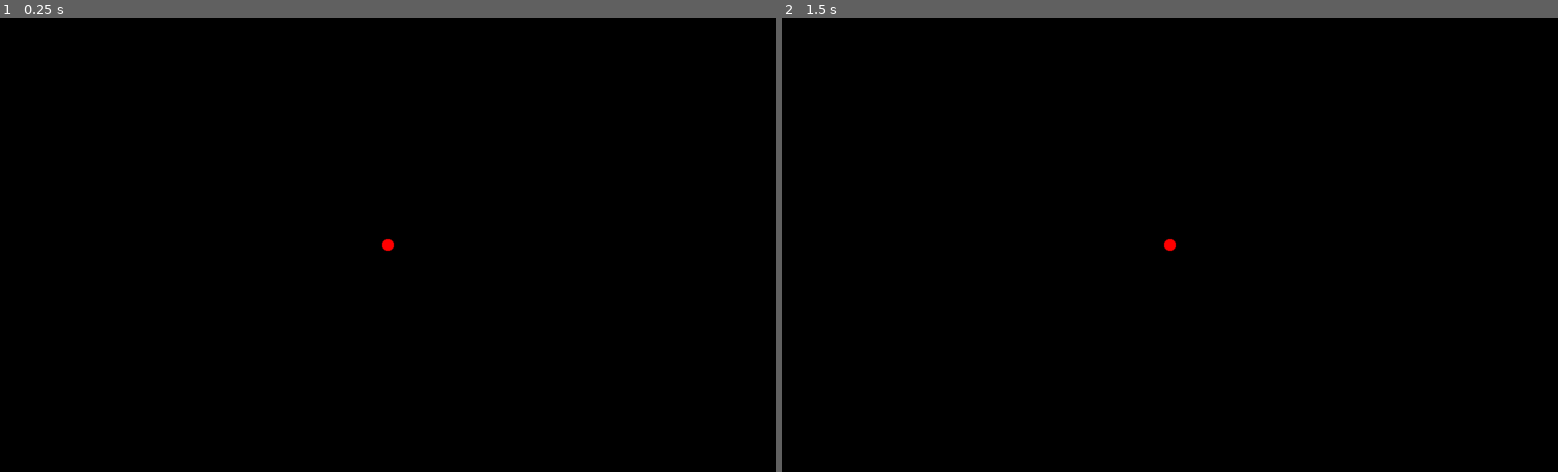
Above: before the commit, frames 1-2 (left to right).
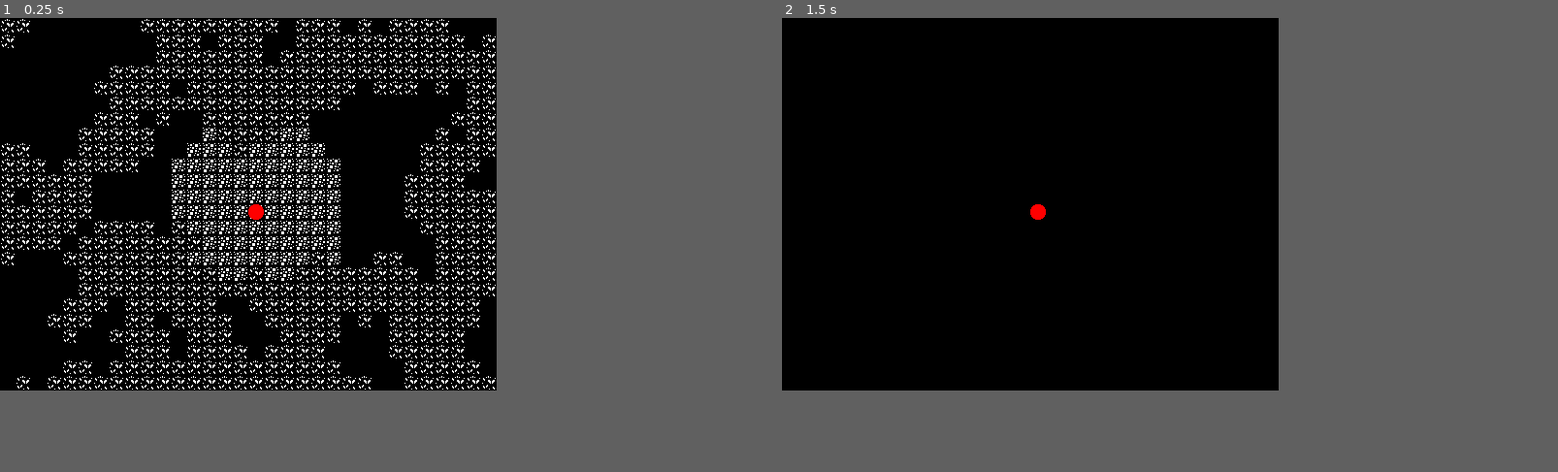
Above: after the commit, the same moments.

Repository: gruebite/ARootPath
Game: Godot game, scene res://screens/main/main.tscn
The game is run twice, just before and just after one commit, with the same random seed, the same clock (stepped at 60 frames per second) and the same inputs.
Inputs:
- Up to frame 1 (0.25 s): no input
- Up to frame 2 (1.5 s): tap Enter (ui_accept) at 0.5, 1.35 s; hold Right (ui_right) 0.53-1.28 s; hold Enter (ui_accept) 0.53-1.28 s; hold Down (ui_down) from 1.28 s (still down)
In our replay, the window is 800x468 before the commit and 512x384 after it. These sizes can differ from the game's own. Grey fills any space a smaller window leaves; there, only what the larger window draws over its background counts as a difference.

The runs differ from the first frame. In frame 1, 6.0% of the frame differs, in the area x 0-64%, y 0-82%; in frame 2, 0.1%.

Commit message:
Add zone switching and basic FOV.

Diff:
--- a/player/player.gd
+++ b/player/player.gd
@@ -1,19 +1,32 @@
-extends Sprite
+extends Entity
+class_name Player
+
+signal player_moved(from, to)
 
 func _input(event: InputEvent):
-    match event.get_class():
-        "InputEventKey":
-            var key_event: InputEventKey = event
-            if key_event.pressed:
-                match key_event.scancode:
-                    KEY_UP:
-                        position.y -= 16
-                    KEY_DOWN:
-                        position.y += 16
-                    KEY_LEFT:
-                        position.x -= 16
-                    KEY_RIGHT:
-                        position.x += 16
+    var delta := Vector2.ZERO
+    if event.is_action_pressed("ui_accept"):
+        game.main.warp_cavern(2)
+    elif event.is_action_pressed("ui_cancel"):
+        pass
+    elif event.is_action_pressed("ui_up", true):
+        delta = Vector2(0, -1)
+    elif event.is_action_pressed("ui_down", true):
+        delta = Vector2(0, 1)
+    elif event.is_action_pressed("ui_left", true):
+        delta = Vector2(-1, 0)
+    elif event.is_action_pressed("ui_right", true):
+        delta = Vector2(1, 0)
+
+    if delta != Vector2.ZERO:
+        var test := zone_position + delta
+        var ent: Entity = game.current_zone.get_entity(test)
+        if ent:
+            ent.bump()
+        else:
+            var from := zone_position
+            move_to(test)
+            emit_signal("player_moved", from, zone_position)
 
 func _draw():
-    draw_circle(Vector2(0, 0), 8, Color.red)
+    draw_circle(Vector2(8, 8), 8, Color.red)
--- a/player/player.tscn
+++ b/player/player.tscn
@@ -2,7 +2,10 @@
 
 [ext_resource path="res://player/player.gd" type="Script" id=1]
 
-[node name="player" type="Sprite"]
+[node name="player" type="Sprite" groups=[
+"player",
+]]
+centered = false
 script = ExtResource( 1 )
 
 [node name="camera" type="Camera2D" parent="."]
--- a/project.godot
+++ b/project.godot
@@ -9,13 +9,67 @@
 config_version=4
 
 _global_script_classes=[ {
+"base": "Zone",
+"class": "Cavern",
+"language": "GDScript",
+"path": "res://zones/cavern/cavern.gd"
+}, {
+"base": "Sprite",
+"class": "Entity",
+"language": "GDScript",
+"path": "res://zones/entity.gd"
+}, {
+"base": "Node",
+"class": "Game",
+"language": "GDScript",
+"path": "res://scripts/globals/game.gd"
+}, {
+"base": "Node",
+"class": "GameState",
+"language": "GDScript",
+"path": "res://scripts/globals/game_state.gd"
+}, {
+"base": "Zone",
+"class": "Island",
+"language": "GDScript",
+"path": "res://zones/island/island.gd"
+}, {
+"base": "Node2D",
+"class": "Main",
+"language": "GDScript",
+"path": "res://screens/main/main.gd"
+}, {
+"base": "Entity",
+"class": "Player",
+"language": "GDScript",
+"path": "res://player/player.gd"
+}, {
+"base": "Reference",
+"class": "ShadowCast",
+"language": "GDScript",
+"path": "res://scripts/shadow_cast.gd"
+}, {
 "base": "Resource",
 "class": "Walker",
 "language": "GDScript",
 "path": "res://scripts/walker.gd"
+}, {
+"base": "Node2D",
+"class": "Zone",
+"language": "GDScript",
+"path": "res://zones/zone.gd"
 } ]
 _global_script_class_icons={
-"Walker": ""
+"Cavern": "",
+"Entity": "",
+"Game": "",
+"GameState": "",
+"Island": "",
+"Main": "",
+"Player": "",
+"ShadowCast": "",
+"Walker": "",
+"Zone": ""
 }
 
 [application]
@@ -26,7 +80,8 @@
 
 [autoload]
 
-GameState="*res://scripts/globals/game_state.gd"
+game_state="*res://scripts/globals/game_state.gd"
+game="*res://scripts/globals/game.gd"
 
 [debug]
 
@@ -34,6 +89,8 @@
 
 [display]
 
+window/size/width=512
+window/size/height=384
 window/stretch/mode="viewport"
 window/stretch/aspect="keep"
 
--- a/screens/main/main.gd
+++ b/screens/main/main.gd
@@ -1,8 +1,27 @@
 extends Node2D
+class_name Main
 
-const island_scene = preload("res://zones/island/island.tscn")
+const ISLAND = preload("res://zones/island/island.tscn")
+const CAVERN = preload("res://zones/cavern/cavern.tscn")
 
 onready var zone: Node2D = $zone
 
 func _ready():
-    zone.add_child(island_scene.instance())
+    game.main = self
+    game_state.reset()
+
+    var island: Island = ISLAND.instance()
+    island.generate_island()
+    zone.add_child(island)
+
+func warp_island() -> void:
+    zone.remove_child(zone.get_child(0))
+    var island: Island = ISLAND.instance()
+    island.load_island()
+    zone.add_child(island)
+
+func warp_cavern(level: int=0) -> void:
+    zone.remove_child(zone.get_child(0))
+    var cavern: Cavern = CAVERN.instance()
+    cavern.level = level
+    zone.add_child(cavern)
--- /dev/null
+++ b/scripts/globals/game.gd
@@ -0,0 +1,5 @@
+extends Node
+class_name Game
+
+var main: Main = null
+var current_zone: Zone = null
--- a/scripts/globals/game_state.gd
+++ b/scripts/globals/game_state.gd
@@ -1,3 +1,21 @@
 extends Node
+class_name GameState
 
-var mana = 6
+const STARTING_MANA_CAPACITY := 6
+
+var mana_capacity := STARTING_MANA_CAPACITY
+var allocated := 0
+var mana := mana_capacity
+
+# List of plants based on location.
+var plants := {}
+
+# Island tile data.
+var island_tiles := {}
+
+func reset() -> void:
+    mana_capacity = STARTING_MANA_CAPACITY
+    allocated = 0
+    mana = mana_capacity
+    plants = {}
+    island_tiles = {}
--- /dev/null
+++ b/scripts/shadow_cast.gd
@@ -0,0 +1,71 @@
+
+# Taken from http://www.adammil.net/blog/v125_Roguelike_Vision_Algorithms.html#shadowcode
+extends Reference
+class_name ShadowCast
+
+const __TRANSFORMS = [
+    {"xx": 1, "xy": 0, "yx": 0, "yy": 1},
+    {"xx": 1, "xy": 0, "yx": 0, "yy": -1},
+    {"xx": -1, "xy": 0, "yx": 0, "yy": 1},
+    {"xx": -1, "xy": 0, "yx": 0, "yy": -1},
+    {"xx": 0, "xy": 1, "yx": 1, "yy": 0},
+    {"xx": 0, "xy": 1, "yx": -1, "yy": 0},
+    {"xx": 0, "xy": -1, "yx": 1, "yy": 0},
+    {"xx": 0, "xy": -1, "yx": -1, "yy": 0},
+]
+
+var __is_opaque = null
+var __reveal = null
+
+func _init(opaque, reveal):
+    __is_opaque = opaque
+    __reveal = reveal
+
+func compute(origin: Vector2, radius: int):
+    __reveal.call_func(origin)
+    for i in range(8):
+        __scan(__TRANSFORMS[i], origin, radius, 1, 1, 1, 0, 1)
+
+
+func __scan(trans: Dictionary, origin: Vector2, radius: int, xx: int, top_y: int, top_x: int, bottom_y: int, bottom_x: int):
+    for x in range(xx, radius + 1):
+        var new_top_y: int = 0
+        if top_x == 1:
+            new_top_y = x
+        else:
+            new_top_y = ((x * 2 + 1) * top_y + top_x - 1) / (top_x * 2)
+        var new_bottom_y: int = 0
+        if bottom_y == 0:
+            new_bottom_y = 0
+        else:
+            new_bottom_y = ((x * 2 - 1) * bottom_y + bottom_x) / (bottom_x * 2)
+
+        var was_opaque := -1
+        for y in range(new_top_y, new_bottom_y - 1, -1):
+            var realx = origin.x + trans["xx"] * x + trans["xy"] * y
+            var realy = origin.y + trans["yx"] * x + trans["yy"] * y
+            var realv := Vector2(realx, realy)
+            var in_range := radius < 0 || origin.distance_squared_to(realv) <= radius * radius
+            if in_range && (y != new_top_y || top_y * x >= top_x * y) && (y != new_bottom_y || bottom_y * x <= bottom_x * y):
+                __reveal.call_func(realv)
+
+            var is_opaque: bool = !in_range || __is_opaque.call_func(realv)
+            if x != radius:
+                if is_opaque:
+                    if was_opaque == 0:
+                        var new_y := y * 2 + 1
+                        var new_x := x * 2 - 1
+                        if !in_range || y == new_bottom_y:
+                            bottom_y = new_y
+                            bottom_x = new_x
+                            break
+                        else:
+                            __scan(trans, origin, radius, x + 1, top_y, top_x, new_y, new_x)
+                    was_opaque = 1
+                else:
+                    if was_opaque > 0:
+                        top_y = y * 2 + 1
+                        top_x = x * 2 + 1
+                    was_opaque = 0
+        if was_opaque != 0:
+            break
--- a/scripts/walker.gd
+++ b/scripts/walker.gd
@@ -12,7 +12,7 @@
     Vector2(-1, -1),
 ]
 
-# Maintains a randomly accessible point set.
+# Maintains a random access point set.
 class PointSet:
     var array := []
 
@@ -138,6 +138,9 @@
 
 func stepv(delta: Vector2) -> void:
     position += delta
+
+func step_random() -> void:
+    position += DIR8[rng.randi_range(0, len(DIR8) - 1)]
 
 func step_weighted_last(weight: float) -> void:
     var target_angle := position.angle_to_point(remembered[-1])
--- a/zones/cavern/cavern.gd
+++ b/zones/cavern/cavern.gd
@@ -1,31 +1,66 @@
-extends Node2D
+extends Zone
+class_name Cavern
 
-const LEVELS = [
-    50, 70, 100, 141, 173
+enum {
+    TILE_WALL,
+    TILE_GROUND,
+}
+
+const LEVEL_SIZES := [
+    100, 141, 173
 ]
 
-var walker := Walker.new()
+onready var tiles = $tiles
+onready var fog = $fog
+onready var entities = $entities
+onready var player = $player
+
+var fov := ShadowCast.new(funcref(self, "is_opaque"), funcref(self, "reveal"))
+var unfov := ShadowCast.new(funcref(self, "is_opaque"), funcref(self, "unreveal"))
+
+var level := 0
 
 func _ready():
+    player.connect("player_moved", self, "player_moved")
     carve()
 
-func carve(level: int=1) -> void:
-    walker.start(LEVELS[level], LEVELS[level] / 3)
-    walker.goto(LEVELS[level] / 2, LEVELS[level] / 6)
-    walker.mark_plus()
+func carve() -> void:
+    var width: int = LEVEL_SIZES[level]
+    var height: int = LEVEL_SIZES[level]
+
+    var walker := Walker.new()
+    walker.start(width, height)
+    walker.goto(width / 2, height / 2)
+    walker.mark_plus(TILE_GROUND)
     walker.commit()
-    var loops := 0
-    var subloops := 0
     while walker.percent_opened() < 0.6:
-        loops += 1
         walker.goto_random_opened()
         walker.remember()
         walker.goto_random_closed()
         while not walker.on_opened():
-            subloops += 1
-            walker.step_weighted_last(0.8)
-            walker.mark_plus()
+            walker.step_weighted_last(0.7)
+            walker.mark_plus(TILE_GROUND)
         walker.commit()
         walker.forget()
-    walker.debug_print()
-    print(loops, " ", subloops)
+
+    for x in width:
+        for y in height:
+            fog.set_cell(x, y, 0)
+            var c: int = walker.grid[Vector2(x, y)]
+            match c:
+                TILE_GROUND:
+                    tiles.set_cell(x, y, 0, false, false, false, Vector2(1, 0))
+    player.zone_position = Vector2(width / 2, height / 2)
+
+func player_moved(from: Vector2, to: Vector2) -> void:
+    unfov.compute(from, 8)
+    fov.compute(to, 8)
+
+func is_opaque(zpos: Vector2) -> bool:
+    return tiles.get_cell_autotile_coord(zpos.x, zpos.y) != Vector2(1, 0)
+
+func unreveal(zpos: Vector2) -> void:
+    fog.set_cellv(zpos, 2)
+
+func reveal(zpos: Vector2) -> void:
+    fog.set_cellv(zpos, 1)
--- a/zones/cavern/cavern.tscn
+++ b/zones/cavern/cavern.tscn
@@ -1,6 +1,23 @@
-[gd_scene load_steps=2 format=2]
+[gd_scene load_steps=5 format=2]
 
 [ext_resource path="res://zones/cavern/cavern.gd" type="Script" id=1]
+[ext_resource path="res://player/player.tscn" type="PackedScene" id=2]
+[ext_resource path="res://zones/cavern/cavern_tileset.tres" type="TileSet" id=3]
+[ext_resource path="res://zones/cavern/fog_tileset.tres" type="TileSet" id=4]
 
 [node name="cavern" type="Node2D"]
 script = ExtResource( 1 )
+
+[node name="tiles" type="TileMap" parent="."]
+tile_set = ExtResource( 3 )
+cell_size = Vector2( 16, 16 )
+format = 1
+
+[node name="fog" type="TileMap" parent="."]
+tile_set = ExtResource( 4 )
+cell_size = Vector2( 16, 16 )
+format = 1
+
+[node name="entities" type="Node2D" parent="."]
+
+[node name="player" parent="." instance=ExtResource( 2 )]
--- /dev/null
+++ b/zones/cavern/cavern_tileset.tres
@@ -0,0 +1,26 @@
+[gd_resource type="TileSet" load_steps=2 format=2]
+
+[ext_resource path="res://assets/monochrome.png" type="Texture" id=1]
+
+[resource]
+0/name = "monochrome.png 0"
+0/texture = ExtResource( 1 )
+0/tex_offset = Vector2( 0, 0 )
+0/modulate = Color( 1, 1, 1, 1 )
+0/region = Rect2( 0, 0, 815, 373 )
+0/tile_mode = 2
+0/autotile/icon_coordinate = Vector2( 0, 0 )
+0/autotile/tile_size = Vector2( 16, 16 )
+0/autotile/spacing = 0
+0/autotile/occluder_map = [  ]
+0/autotile/navpoly_map = [  ]
+0/autotile/priority_map = [  ]
+0/autotile/z_index_map = [  ]
+0/occluder_offset = Vector2( 0, 0 )
+0/navigation_offset = Vector2( 0, 0 )
+0/shape_offset = Vector2( 0, 0 )
+0/shape_transform = Transform2D( 1, 0, 0, 1, 0, 0 )
+0/shape_one_way = false
+0/shape_one_way_margin = 0.0
+0/shapes = [  ]
+0/z_index = 0
--- /dev/null
+++ b/zones/cavern/fog_tileset.tres
@@ -0,0 +1,47 @@
+[gd_resource type="TileSet" load_steps=2 format=2]
+
+[ext_resource path="res://assets/fog.png" type="Texture" id=1]
+
+[resource]
+0/name = "fog.png 0"
+0/texture = ExtResource( 1 )
+0/tex_offset = Vector2( 0, 0 )
+0/modulate = Color( 1, 1, 1, 1 )
+0/region = Rect2( 0, 0, 16, 16 )
+0/tile_mode = 0
+0/occluder_offset = Vector2( 0, 0 )
+0/navigation_offset = Vector2( 0, 0 )
+0/shape_offset = Vector2( 0, 0 )
+0/shape_transform = Transform2D( 1, 0, 0, 1, 0, 0 )
+0/shape_one_way = false
+0/shape_one_way_margin = 0.0
+0/shapes = [  ]
+0/z_index = 0
+1/name = "fog.png 1"
+1/texture = ExtResource( 1 )
+1/tex_offset = Vector2( 0, 0 )
+1/modulate = Color( 1, 1, 1, 1 )
+1/region = Rect2( 16, 0, 16, 16 )
+1/tile_mode = 0
+1/occluder_offset = Vector2( 0, 0 )
+1/navigation_offset = Vector2( 0, 0 )
+1/shape_offset = Vector2( 0, 0 )
+1/shape_transform = Transform2D( 1, 0, 0, 1, 0, 0 )
+1/shape_one_way = false
+1/shape_one_way_margin = 0.0
+1/shapes = [  ]
+1/z_index = 0
+2/name = "fog.png 2"
+2/texture = ExtResource( 1 )
+2/tex_offset = Vector2( 0, 0 )
+2/modulate = Color( 1, 1, 1, 1 )
+2/region = Rect2( 32, 0, 16, 16 )
+2/tile_mode = 0
+2/occluder_offset = Vector2( 0, 0 )
+2/navigation_offset = Vector2( 0, 0 )
+2/shape_offset = Vector2( 0, 0 )
+2/shape_transform = Transform2D( 1, 0, 0, 1, 0, 0 )
+2/shape_one_way = false
+2/shape_one_way_margin = 0.0
+2/shapes = [  ]
+2/z_index = 0
--- /dev/null
+++ b/zones/cavern/slime/slime.tscn
@@ -0,0 +1,5 @@
+[gd_scene format=2]
+
+[node name="slime" type="Sprite" groups=[
+"slime",
+]]
--- /dev/null
+++ b/zones/entity.gd
@@ -0,0 +1,14 @@
+extends Sprite
+class_name Entity
+
+var zone_position: Vector2 setget move_to
+
+func move_to(value: Vector2) -> void:
+    zone_position = value
+    position = value * 16
+
+func move_by(delta: Vector2) -> void:
+    move_to(zone_position + delta)
+
+func bump() -> void:
+    pass
--- a/zones/island/island.gd
+++ b/zones/island/island.gd
@@ -1,29 +1,57 @@
-extends Node2D
+extends Zone
+class_name Island
 
-const WIDTH := 30
-const HEIGHT := 30
+enum {
+    TILE_VOID,
+    TILE_GROUND,
+    TILE_WATER,
+}
 
-var walker := Walker.new()
+const WIDTH := 42
+const HEIGHT := 42
+
+onready var tiles := $tiles
+onready var entities := $entities
+onready var player := $player
 
 func _ready():
-    generate()
+    load_island()
 
-func generate() -> void:
+func get_entity(zpos: Vector2) -> Entity:
+    return .get_entity(zpos)
+
+func generate_island() -> void:
+    var walker := Walker.new()
+
     walker.start(WIDTH, HEIGHT)
     walker.goto(WIDTH / 2, HEIGHT / 2)
-    walker.mark_circle(8)
+    walker.mark_circle(6, TILE_WATER)
     walker.commit()
-    var loops := 0
-    var subloops := 0
     while walker.percent_opened() < 0.6:
-        loops += 1
         walker.remember()
         walker.goto_random_closed()
         while not walker.on_opened():
-            subloops += 1
             walker.step_weighted_last(0.55)
-            walker.mark_plus()
+            walker.mark_plus(TILE_GROUND)
         walker.commit()
         walker.forget()
-    walker.debug_print()
-    print(loops, " ", subloops)
+
+    game_state.island_tiles.clear()
+
+    for y in HEIGHT:
+        for x in WIDTH:
+            var c = walker.grid[Vector2(x, y)]
+            game_state.island_tiles[Vector2(x, y)] = c
+
+func load_island() -> void:
+    tiles.clear()
+    for y in HEIGHT:
+        for x in WIDTH:
+            var c = game_state.island_tiles[Vector2(x, y)]
+            match c:
+                TILE_GROUND:
+                    tiles.set_cell(x, y, 0, false, false, false, Vector2(1, 0))
+                TILE_WATER:
+                    tiles.set_cell(x, y, 0, false, false, false, Vector2(2, 0))
+
+    player.zone_position = Vector2(WIDTH / 2, HEIGHT / 2)
--- a/zones/island/island.tscn
+++ b/zones/island/island.tscn
@@ -1,17 +1,18 @@
-[gd_scene load_steps=3 format=2]
+[gd_scene load_steps=4 format=2]
 
 [ext_resource path="res://zones/island/island.gd" type="Script" id=1]
 [ext_resource path="res://player/player.tscn" type="PackedScene" id=2]
+[ext_resource path="res://zones/island/island_tileset.tres" type="TileSet" id=3]
 
 [node name="island" type="Node2D"]
 script = ExtResource( 1 )
 
 [node name="tiles" type="TileMap" parent="."]
+tile_set = ExtResource( 3 )
 cell_size = Vector2( 16, 16 )
 cell_custom_transform = Transform2D( 16, 0, 0, 16, 0, 0 )
 format = 1
 
-[node name="plants" type="Node2D" parent="."]
+[node name="entities" type="Node2D" parent="."]
 
 [node name="player" parent="." instance=ExtResource( 2 )]
-centered = false
--- /dev/null
+++ b/zones/island/island_tileset.tres
@@ -0,0 +1,26 @@
+[gd_resource type="TileSet" load_steps=2 format=2]
+
+[ext_resource path="res://assets/monochrome.png" type="Texture" id=1]
+
+[resource]
+0/name = "monochrome.png 0"
+0/texture = ExtResource( 1 )
+0/tex_offset = Vector2( 0, 0 )
+0/modulate = Color( 1, 1, 1, 1 )
+0/region = Rect2( 0, 0, 815, 373 )
+0/tile_mode = 2
+0/autotile/icon_coordinate = Vector2( 0, 0 )
+0/autotile/tile_size = Vector2( 16, 16 )
+0/autotile/spacing = 1
+0/autotile/occluder_map = [  ]
+0/autotile/navpoly_map = [  ]
+0/autotile/priority_map = [  ]
+0/autotile/z_index_map = [  ]
+0/occluder_offset = Vector2( 0, 0 )
+0/navigation_offset = Vector2( 0, 0 )
+0/shape_offset = Vector2( 0, 0 )
+0/shape_transform = Transform2D( 1, 0, 0, 1, 0, 0 )
+0/shape_one_way = false
+0/shape_one_way_margin = 0.0
+0/shapes = [  ]
+0/z_index = 0
--- /dev/null
+++ b/zones/island/spring/spring.gd
@@ -0,0 +1,4 @@
+extends Entity
+
+func bump() -> void:
+    print("BUMP!")
--- /dev/null
+++ b/zones/island/spring/spring.tscn
@@ -0,0 +1,13 @@
+[gd_scene load_steps=3 format=2]
+
+[ext_resource path="res://assets/monochrome.png" type="Texture" id=1]
+[ext_resource path="res://zones/island/spring/spring.gd" type="Script" id=2]
+
+[node name="spring" type="Sprite" groups=[
+"spring",
+]]
+texture = ExtResource( 1 )
+centered = false
+region_enabled = true
+region_rect = Rect2( 323, 102, 16, 16 )
+script = ExtResource( 2 )
--- /dev/null
+++ b/zones/zone.gd
@@ -0,0 +1,11 @@
+extends Node2D
+class_name Zone
+
+func _ready() -> void:
+    game.current_zone = self
+
+func get_entity(_pos: Vector2) -> Entity:
+    return null
+
+func get_tile(_pos: Vector2) -> int:
+    return -1
Binary file added: assets/fog.png
Not shown, added: assets/fog.png.import
Binary file added: assets/monochrome.png
Not shown, added: assets/monochrome.png.import
Not shown, added: .gitignore
